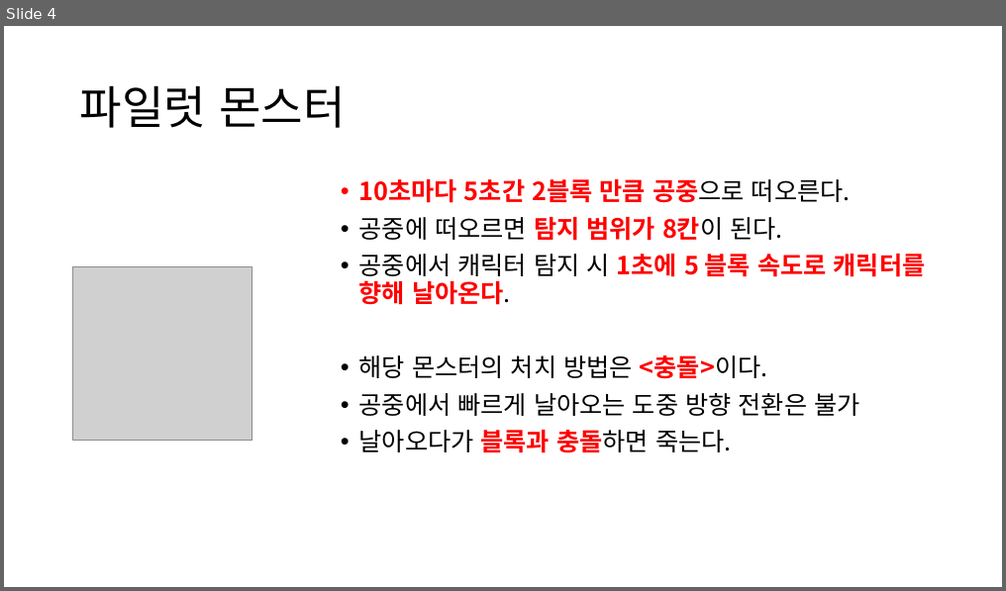
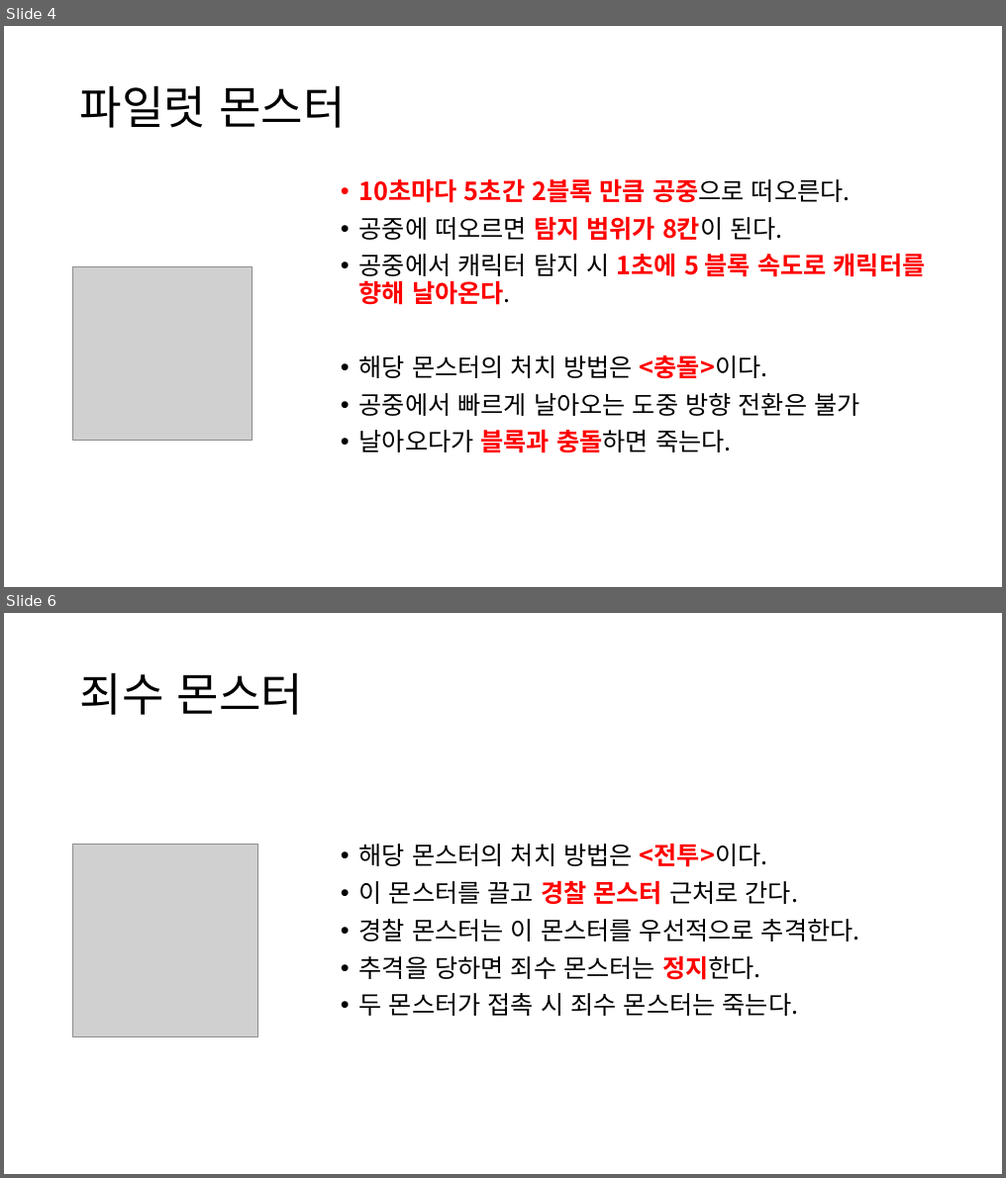
Before and after one commit to yimgunho/Witch_of_Time, a slide deck: 시간의 마녀_몬스터 기획.pptx. Shown one above the other, each under a label of ours: slide 4 before the commit, slides 4 and 6 after it; the slides between them are not shown. The pictures are 1006x591 and 1006x1178 pixels, drawn with LibreOffice and Linux fonts; fonts in the diff are those of the drawing; grey boxes stand for pictures. Boxes give left, top, right and bottom in pixels: in the first picture for what was removed or moved away, otherwise in the second. Text is boxed around its words. In the diff, an @@ line names an element or a change of style, - is before the commit and + after.

Commit message:
몬스터 기획 3

```diff
--- a/시간의 마녀_몬스터 기획.pptx
+++ b/시간의 마녀_몬스터 기획.pptx
@@ slide 6 added at <box>4,613,1002,1174</box>, background #FFFFFF @@
@@ title added at <box>80,672,303,715</box>, 44 pt, text #000000 @@
+죄수 몬스터
@@ picture added at <box>73,844,257,1037</box> @@
@@ text added at <box>359,844,860,1016</box>, 24 pt, text #000000 @@
+• 해당 몬스터의 처치 방법은 <전투>이다.
+• 이 몬스터를 끌고 경찰 몬스터 근처로 간다.
+• 경찰 몬스터는 이 몬스터를 우선적으로 추격한다.
+• 추격을 당하면 죄수 몬스터는 정지한다.
+• 두 몬스터가 접촉 시 죄수 몬스터는 죽는다.
```
Also in this commit, not shown: 5 slides changed, 9 other slides added.
